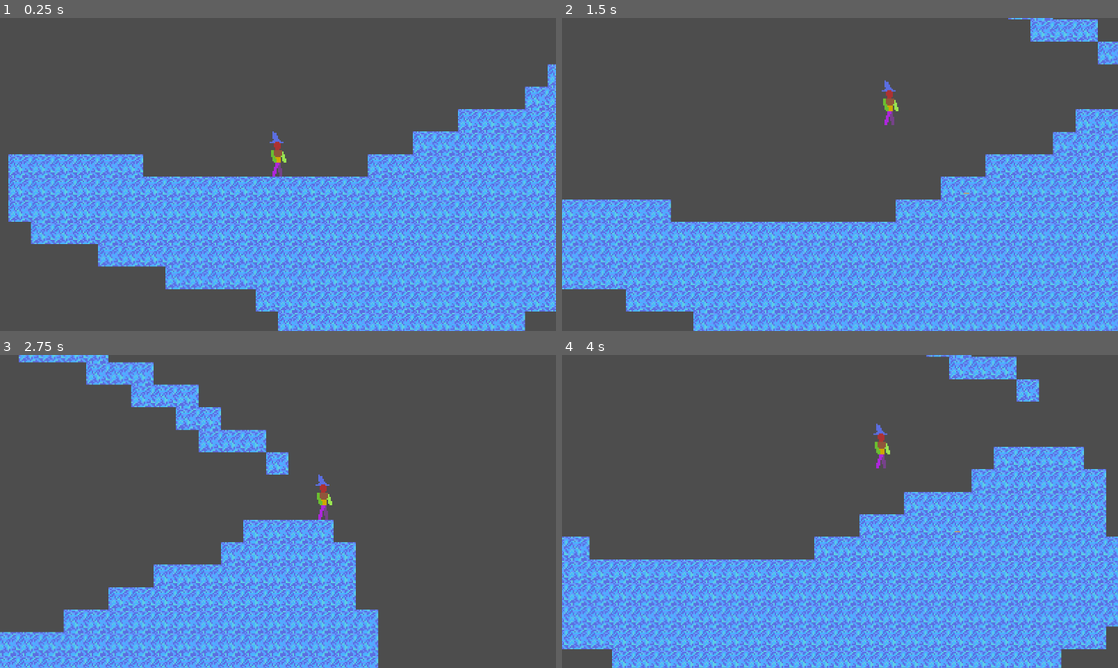
Above: before the commit, frames 1-4 (two rows, left to right).
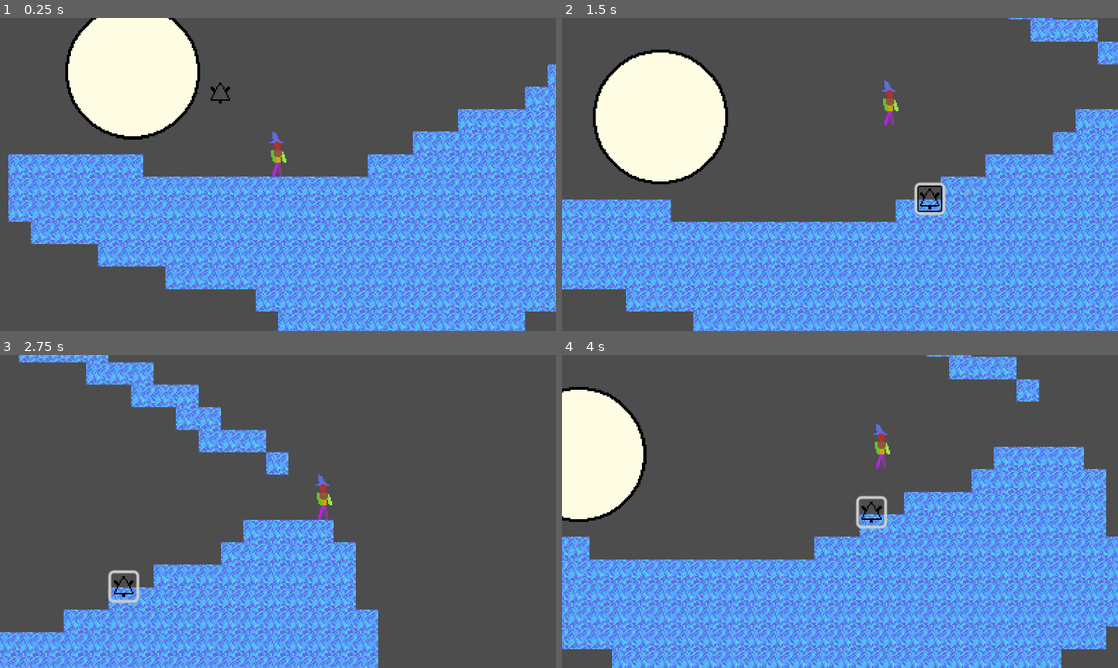
Above: after the commit, the same moments.

Repository: Scratchers7/WizGame
Game: Godot game, scene res://Scenes/game.tscn
Same seed, same stepped clock (60 frames per second), same inputs: the game is played once before the commit and once after it.
Inputs (mouse positions are in pixels of both pictures, inside the frame that each line leads up to):
- Up to frame 1 (0.25 s): no input
- Up to frame 2 (1.5 s): click (784, 89) at 0.52 s; tap Enter (ui_accept) at 1.25 s; move the mouse to (962, 158) at 1.27 s; hold Right (ui_right) from 1.28 s (still down)
- Up to frame 3 (2.75 s): keep holding Right (ui_right); tap Enter (ui_accept) at 1.52, 2.27 s; move the mouse to (166, 527) at 2.02 s
- Up to frame 4 (4 s): move the mouse to (895, 442) at 2.77 s; release Right (ui_right) at 2.78 s; hold Left (ui_left) 2.78-3.53 s; move the mouse to (812, 574) at 3.52 s; hold Right (ui_right) from 3.53 s (still down); tap Enter (ui_accept) at 3.77 s

The runs differ from the first frame. In frame 1, 7.9% of the frame differs, in the area x 11-42%, y 0-39%; in frame 2, 8.6%, in the area x 5-69%, y 10-64%; in frame 3, 0.3%; in frame 4, 5.7%.

Commit message:
Made snapping speels, made spells, other stuff

Diff:
--- /dev/null
+++ b/Scenes/draggable.tscn
@@ -0,0 +1,55 @@
+[gd_scene format=3 uid="uid://cktylhuaawwmu"]
+
+[ext_resource type="Texture2D" uid="uid://cbi7wcwk2uojt" path="res://Assets/Sigils.png" id="1_23t8e"]
+[ext_resource type="Script" uid="uid://dvd5u2xgy7qru" path="res://Scripts/draggable.gd" id="1_tdygm"]
+
+[sub_resource type="StyleBoxFlat" id="StyleBoxFlat_2ajbp"]
+bg_color = Color(0.6, 0.6, 0.6, 0)
+border_color = Color(0.007843138, 0.007843138, 0.007843138, 1)
+
+[sub_resource type="StyleBoxFlat" id="StyleBoxFlat_tdygm"]
+bg_color = Color(0.6, 0.6, 0.6, 0)
+border_width_left = 1
+border_width_top = 1
+border_width_right = 1
+border_width_bottom = 1
+border_color = Color(15.3, 15.3, 15.3, 1)
+
+[sub_resource type="StyleBoxFlat" id="StyleBoxFlat_ff7nk"]
+bg_color = Color(0.6, 0.6, 0.6, 0)
+border_width_left = 1
+border_width_top = 1
+border_width_right = 1
+border_width_bottom = 1
+border_color = Color(0.007843138, 0.007843138, 0.007843138, 1)
+
+[sub_resource type="CircleShape2D" id="CircleShape2D_tdygm"]
+
+[node name="Draggable" type="Node2D" unique_id=2086833474]
+script = ExtResource("1_tdygm")
+
+[node name="Button" type="Button" parent="." unique_id=1066670933]
+z_index = 1
+offset_left = -9.0
+offset_top = -9.0
+offset_right = 9.0
+offset_bottom = 10.0
+theme_override_styles/normal = SubResource("StyleBoxFlat_2ajbp")
+theme_override_styles/pressed = SubResource("StyleBoxFlat_tdygm")
+theme_override_styles/hover = SubResource("StyleBoxFlat_ff7nk")
+
+[node name="Sprite2D" type="Sprite2D" parent="." unique_id=466637095]
+z_index = 1
+texture = ExtResource("1_23t8e")
+hframes = 3
+vframes = 3
+
+[node name="Area2D" type="Area2D" parent="." unique_id=1665382277]
+collision_layer = 4
+collision_mask = 2
+
+[node name="CollisionShape2D" type="CollisionShape2D" parent="Area2D" unique_id=1235035642]
+shape = SubResource("CircleShape2D_tdygm")
+
+[connection signal="button_down" from="Button" to="." method="_on_button_button_down"]
+[connection signal="button_up" from="Button" to="." method="_on_button_button_up"]
--- a/Scenes/game.tscn
+++ b/Scenes/game.tscn
@@ -2,6 +2,8 @@
 
 [ext_resource type="PackedScene" uid="uid://cih4bgb4dgpkr" path="res://Scenes/player.tscn" id="1_ebmjs"]
 [ext_resource type="Texture2D" uid="uid://ofbcwo5vtfa0" path="res://Assets/Ice.png" id="2_qxrlw"]
+[ext_resource type="PackedScene" uid="uid://cktylhuaawwmu" path="res://Scenes/draggable.tscn" id="3_wrm1d"]
+[ext_resource type="PackedScene" uid="uid://mrw34i3ff2a1" path="res://Scenes/spell_menu.tscn" id="4_3dryh"]
 
 [sub_resource type="TileSetAtlasSource" id="TileSetAtlasSource_wrm1d"]
 texture = ExtResource("2_qxrlw")
@@ -25,3 +27,9 @@
 tile_set = SubResource("TileSet_3dryh")
 format = 2
 layer_0/tile_data = PackedInt32Array(65528, 0, 0, 65529, 0, 0, 65530, 0, 0, 65531, 0, 0, 65532, 0, 0, 65533, 0, 0, 6553 …(3391 unchanged characters)…
+
+[node name="Draggable" parent="." unique_id=2086833474 instance=ExtResource("3_wrm1d")]
+position = Vector2(-41, -60)
+
+[node name="SpellMenu" parent="." unique_id=208818478 instance=ExtResource("4_3dryh")]
+position = Vector2(-104, -74)
--- /dev/null
+++ b/Scenes/snap_place.tscn
@@ -0,0 +1,21 @@
+[gd_scene format=3 uid="uid://dmg4k0nsokrsn"]
+
+[ext_resource type="Script" uid="uid://dvqcftsvb0fjl" path="res://Scripts/snap_place.gd" id="1_xqa58"]
+[ext_resource type="Texture2D" uid="uid://db4w2qyuu8d28" path="res://Assets/SocketSelect.png" id="2_bri36"]
+
+[sub_resource type="CircleShape2D" id="CircleShape2D_2xge8"]
+
+[node name="SnapPlace" type="Area2D" unique_id=737486396 groups=["sockets"]]
+collision_layer = 2
+collision_mask = 4
+script = ExtResource("1_xqa58")
+
+[node name="CollisionShape2D" type="CollisionShape2D" parent="." unique_id=702504160]
+shape = SubResource("CircleShape2D_2xge8")
+
+[node name="Sprite2D" type="Sprite2D" parent="." unique_id=160301119]
+visible = false
+texture = ExtResource("2_bri36")
+
+[connection signal="area_entered" from="." to="." method="_on_area_entered"]
+[connection signal="area_exited" from="." to="." method="_on_area_exited"]
--- /dev/null
+++ b/Scenes/spell_menu.tscn
@@ -0,0 +1,30 @@
+[gd_scene format=3 uid="uid://mrw34i3ff2a1"]
+
+[ext_resource type="Texture2D" uid="uid://eimw7pvktevy" path="res://Assets/SpellCircle.png" id="1_ntrn6"]
+[ext_resource type="PackedScene" uid="uid://dmg4k0nsokrsn" path="res://Scenes/snap_place.tscn" id="2_870tk"]
+
+[node name="SpellMenu" type="Node2D" unique_id=208818478]
+
+[node name="Sprite2D" type="Sprite2D" parent="." unique_id=1071898027]
+texture = ExtResource("1_ntrn6")
+offset = Vector2(0.5, -0.5)
+
+[node name="SnapPlace" parent="." unique_id=737486396 instance=ExtResource("2_870tk")]
+position = Vector2(-27, 16)
+
+[node name="SnapPlace2" parent="." unique_id=405470179 instance=ExtResource("2_870tk")]
+
+[node name="SnapPlace3" parent="." unique_id=374803120 instance=ExtResource("2_870tk")]
+position = Vector2(0, -30)
+
+[node name="SnapPlace4" parent="." unique_id=746064743 instance=ExtResource("2_870tk")]
+position = Vector2(27, -16)
+
+[node name="SnapPlace5" parent="." unique_id=801927451 instance=ExtResource("2_870tk")]
+position = Vector2(-27, -16)
+
+[node name="SnapPlace6" parent="." unique_id=1866247882 instance=ExtResource("2_870tk")]
+position = Vector2(27, 16)
+
+[node name="SnapPlace7" parent="." unique_id=1907815493 instance=ExtResource("2_870tk")]
+position = Vector2(0, 29)
--- /dev/null
+++ b/Scripts/draggable.gd
@@ -0,0 +1,30 @@
+extends Node2D
+
+var dragging = false
+var of = Vector2(0,0)
+
+@onready var interaction_area: Area2D = $Area2D
+
+
+func check_for_snap() -> void:
+	var areas = interaction_area.get_overlapping_areas()
+	for area in areas:
+		if area.is_in_group("sockets"):
+			global_position = area.global_position
+			return # Snap to the first one we find and stop looking
+
+# Called every frame. 'delta' is the elapsed time since the previous frame.
+func _process(delta: float) -> void:
+	if dragging:
+		position = get_global_mouse_position() - of
+	pass
+
+
+func _on_button_button_down() -> void:
+	dragging = true
+	of = get_global_mouse_position() - global_position
+
+
+func _on_button_button_up() -> void:
+	dragging = false
+	check_for_snap()
--- /dev/null
+++ b/Scripts/snap_place.gd
@@ -0,0 +1,21 @@
+extends Area2D
+
+@onready var Sprite_area: Sprite2D = $Sprite2D
+
+# Called when the node enters the scene tree for the first time.
+func _ready() -> void:
+	area_entered.connect(_on_area_entered)
+
+
+# Called every frame. 'delta' is the elapsed time since the previous frame.
+func _process(delta: float) -> void:
+	pass
+
+
+
+func _on_area_entered(area: Area2D) -> void:
+	Sprite_area.show()
+
+
+func _on_area_exited(area: Area2D) -> void:
+	Sprite_area.hide()
Binary file added: Assets/Sigils.png
Not shown, added: Assets/Sigils.png.import
Binary file added: Assets/Signs-Sheet.png
Not shown, added: Assets/Signs-Sheet.png.import
Binary file changed: Assets/Signs.aseprite
Binary file added: Assets/SocketSelect.aseprite
Binary file added: Assets/SocketSelect.png
Not shown, added: Assets/SocketSelect.png.import
Binary file added: Assets/SpellCircle.aseprite
Binary file added: Assets/SpellCircle.png
Not shown, added: Assets/SpellCircle.png.import
Not shown, added: Scripts/draggable.gd.uid
(and 1 more such lines)
